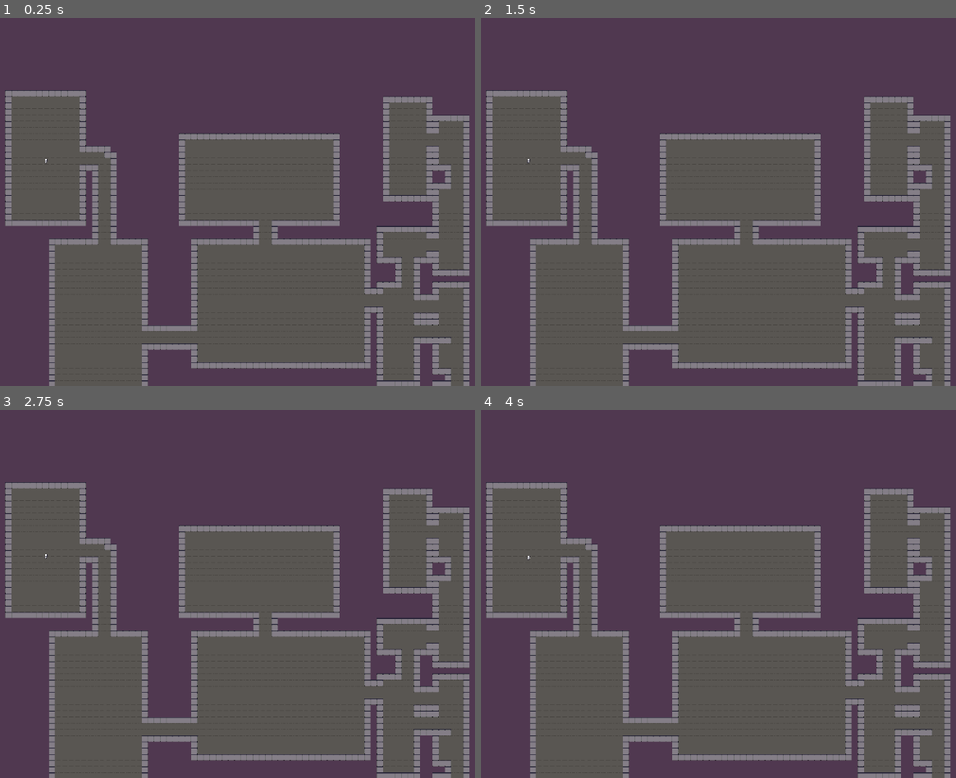
Above: before the commit, frames 1-4 (two rows, left to right).
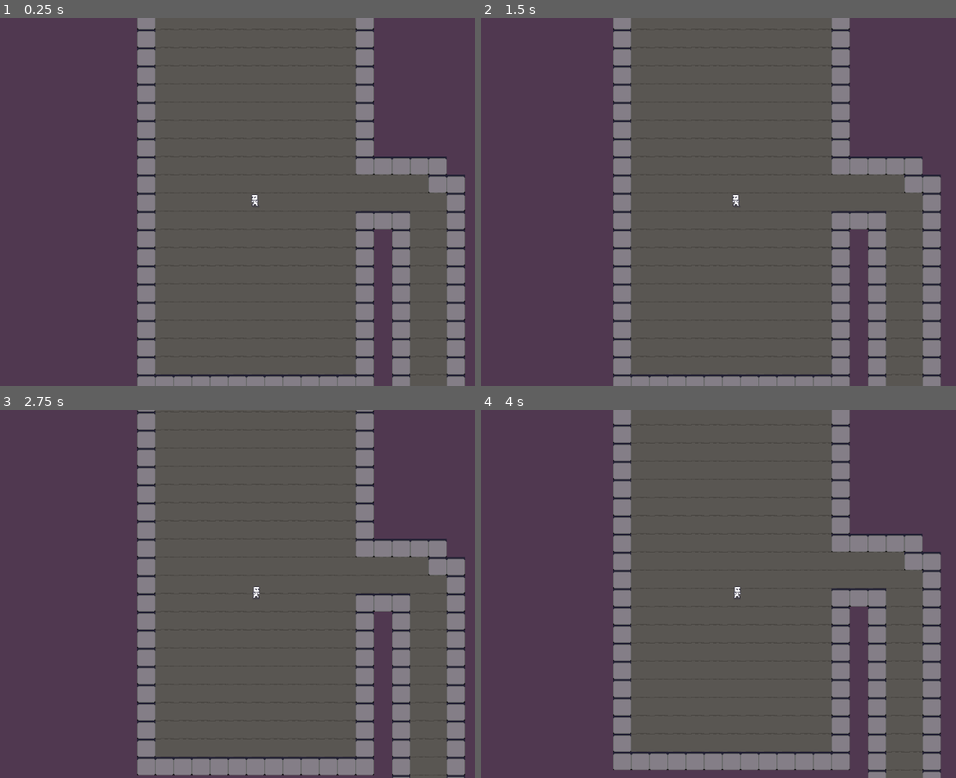
Above: after the commit, the same moments.

Repository: VovqaGuss/Vae_victis
Game: Godot game, scene res://Scense/Dangeon_gen/dangeon_generation.tscn
Same seed, same stepped clock (60 frames per second), same inputs: the game is played once before the commit and once after it. The project has no main scene, so this scene is started directly.
Inputs (mouse positions are in pixels of both pictures, inside the frame that each line leads up to):
- Up to frame 1 (0.25 s): no input
- Up to frame 2 (1.5 s): tap Enter at 0.5 s; move the mouse to (880, 183) at 0.52 s; tap A (a) at 0.6 s; tap D (d) at 0.8, 1.35 s; tap Space at 1.25 s; move the mouse to (604, 220) at 1.27 s
- Up to frame 3 (2.75 s): tap S (s) at 1.55, 2.1 s; tap Enter at 2 s; move the mouse to (323, 513) at 2.02 s; tap A (a) at 2.3 s
- Up to frame 4 (4 s): tap Space at 2.75 s; move the mouse to (704, 667) at 2.77 s; tap A (a) at 2.85 s; tap D (d) at 3.05, 3.6 s; tap Enter at 3.5 s; move the mouse to (932, 649) at 3.52 s; tap S (s) at 3.8 s

The runs differ from the first frame. In frame 1, 55% of the frame differs, in the area x 1-99%, y 0-100%; in frame 2, 55%; in frame 3, 54%; in frame 4, 54%.

Commit message:
some chagnes

Diff:
--- a/sub-latron/Recourses/TileSet/main_tile_set.tres
+++ b/sub-latron/Recourses/TileSet/main_tile_set.tres
@@ -15,6 +15,7 @@
 5:2/0/terrain = 1
 5:2/0/physics_layer_0/polygon_0/points = PackedVector2Array(-16, -16, 16, -16, 16, 16, -16, 16)
 5:2/0/terrains_peering_bit/right_side = 1
+5:2/0/terrains_peering_bit/bottom_right_corner = 1
 5:2/0/terrains_peering_bit/bottom_side = 1
 5:3/0 = 0
 5:3/0/z_index = 1
@@ -30,6 +31,7 @@
 5:4/0/physics_layer_0/polygon_0/points = PackedVector2Array(-16, -16, 16, -16, 16, 16, -16, 16)
 5:4/0/terrains_peering_bit/right_side = 1
 5:4/0/terrains_peering_bit/top_side = 1
+5:4/0/terrains_peering_bit/top_right_corner = 1
 6:4/0 = 0
 6:4/0/z_index = 1
 6:4/0/terrain_set = 0
@@ -105,6 +107,7 @@
 10:4/0/terrain = 1
 10:4/0/physics_layer_0/polygon_0/points = PackedVector2Array(-16, -16, 16, -16, 16, 16, -16, 16)
 10:4/0/terrains_peering_bit/left_side = 1
+10:4/0/terrains_peering_bit/top_left_corner = 1
 10:4/0/terrains_peering_bit/top_side = 1
 10:3/0 = 0
 10:3/0/z_index = 1
@@ -119,6 +122,7 @@
 10:2/0/terrain = 1
 10:2/0/physics_layer_0/polygon_0/points = PackedVector2Array(-16, -16, 16, -16, 16, 16, -16, 16)
 10:2/0/terrains_peering_bit/bottom_side = 1
+10:2/0/terrains_peering_bit/bottom_left_corner = 1
 10:2/0/terrains_peering_bit/left_side = 1
 
 [sub_resource type="TileSetAtlasSource" id="TileSetAtlasSource_b1cpv"]
--- a/sub-latron/Scense/Dangeon_gen/dangeon_generation.tscn
+++ b/sub-latron/Scense/Dangeon_gen/dangeon_generation.tscn
@@ -19,6 +19,4 @@
 
 [node name="Player" parent="." unique_id=290885146 instance=ExtResource("3_8nyt4")]
 
-[node name="Camera2D" type="Camera2D" parent="." unique_id=1261798763]
-position = Vector2(1453, 579)
-zoom = Vector2(0.34, 0.34)
+[node name="Camera2D2" type="Camera2D" parent="Player" unique_id=1261798763]
--- a/sub-latron/Scripts/Global/Rooms_cfg.gd
+++ /dev/null
@@ -1,8 +0,0 @@
-extends Node
-
-const MAX_COUNT_TRESURES_ROOMS = 1 #Колличетсво сокровищниц
-const MAX_COUNT_BOSSES_ROOMS = 1
-const MAX_COUNT_ROOMS = 8
-const MAX_WAVES = 2
-const MIN_COUNT_ROOMS = 5
-const MIN_DIST_ROOMS = 12
Not shown, removed: sub-latron/Scripts/Global/Rooms_cfg.gd.uid
